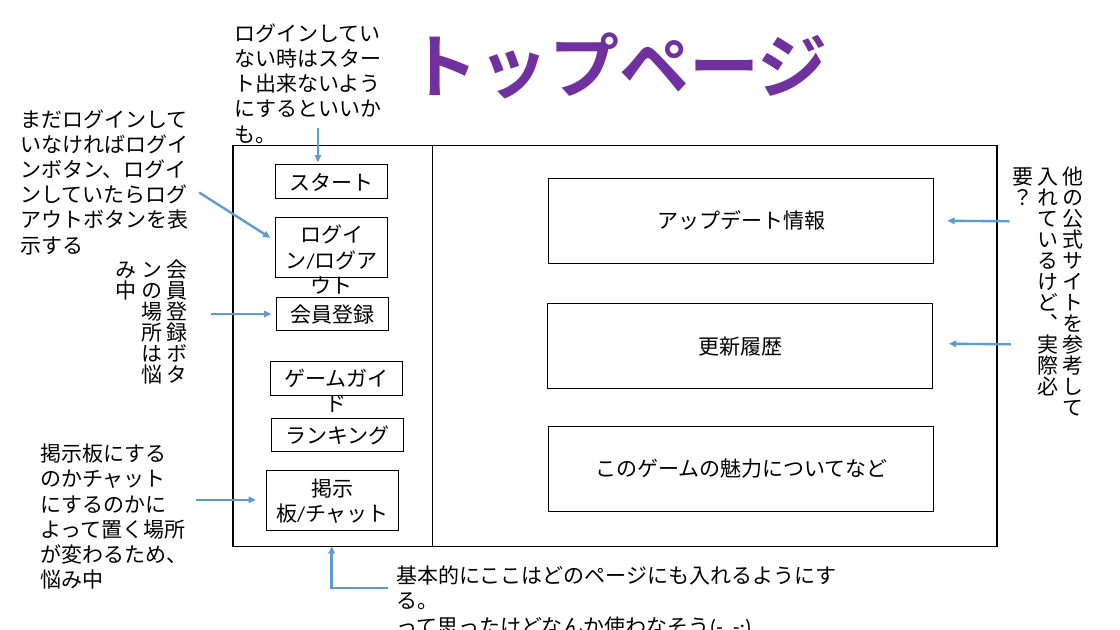
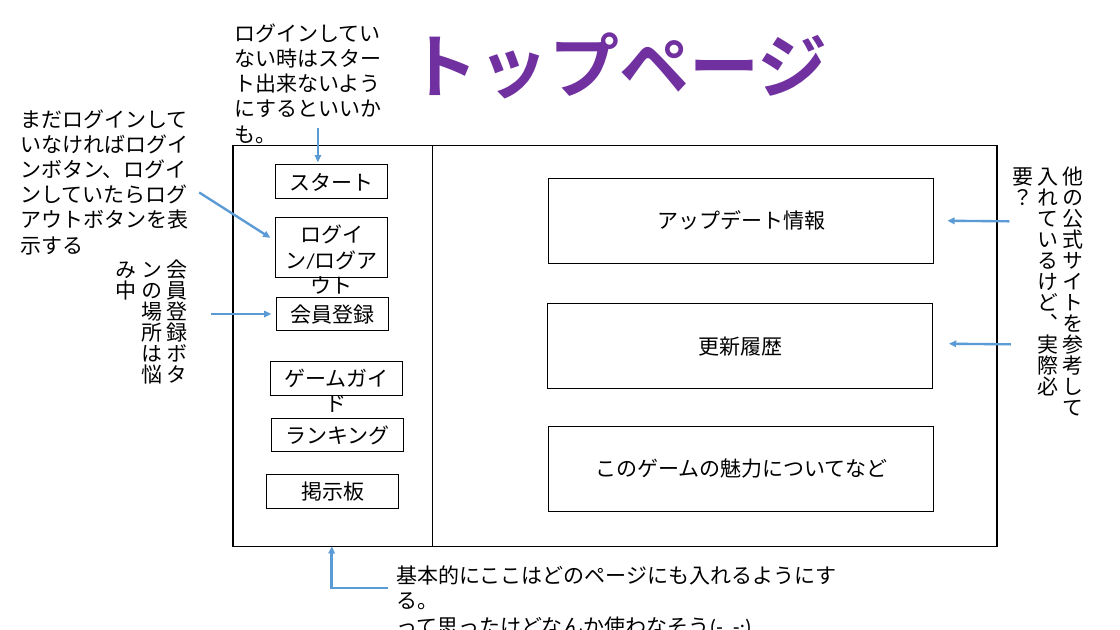
Before and after one commit to TakanoriOnuma/WebApplication, a slide deck: slide 1 of design/HTMLページ設計.pptx. Drawn at 1120x630 pixels with LibreOffice and Linux fonts; fonts in the diff are those of the drawing. Boxes give left, top, right and bottom in pixels: in the first picture for what was removed or moved away, otherwise in the second. Text is boxed around its words. In the diff, an @@ line names an element or a change of style, - is before the commit and + after.

Commit message:
掲示板のTOPページを作成
掲示板を使用したため、チャット機能のリンクはいらなくなった。
チャットはゲーム画面の方で実装する予定。

```diff
--- a/design/HTMLページ設計.pptx
+++ b/design/HTMLページ設計.pptx
@@ text removed at (40, 443, 187, 589) @@
-掲示板にするのかチャットにするのかによって置く場所が変わるため、悩み中
@@ rectangle "掲示板": place and size @@
-rectangle "掲示板" at (266, 471, 399, 531)
+rectangle "掲示板" at (266, 475, 399, 508)
@@ arrow removed from (196, 500) to (255, 500) @@
@@ text in rectangle at (301, 481, 364, 501): text changed @@
-掲示板/チャット
+掲示板
```
Also in this commit, not shown: 1 other slide changed, 1 slide added.
